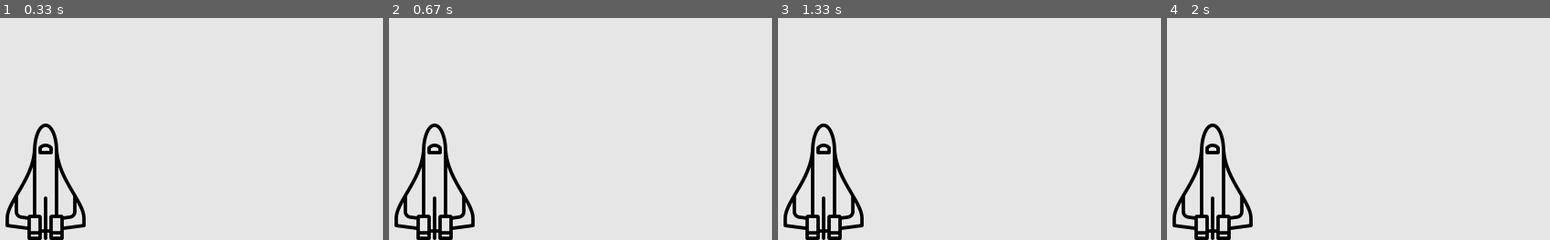
Above: before the commit, frames 1-4 (left to right).
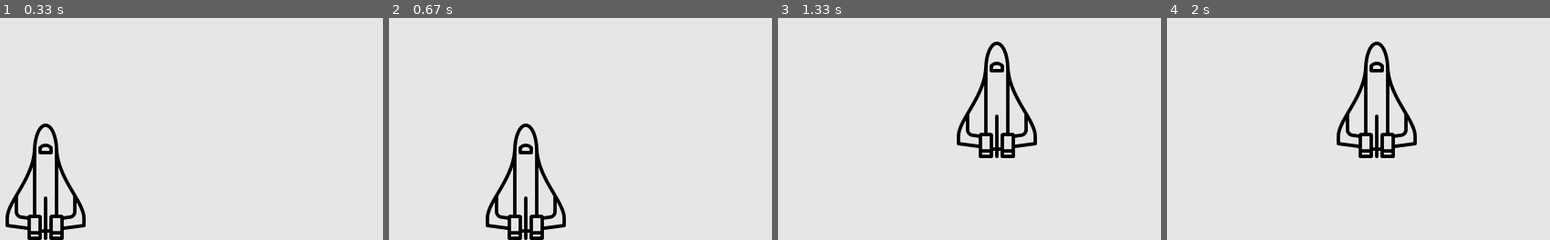
Above: after the commit, the same moments.

Repository: eldoranstars/pygame
Game: pygame game, started from alien.py
Same seed, same stepped clock (60 frames per second), same inputs: the game is played once before the commit and once after it.
Inputs:
- Up to frame 1 (0.33 s): no input
- Up to frame 2 (0.67 s): hold Right from 0.33 s (still down)
- Up to frame 3 (1.33 s): release Right at 0.8 s; hold Up 0.83-1.13 s; hold Right from 1.17 s (still down)
- Up to frame 4 (2 s): release Right at 1.63 s; hold Left from 1.67 s (still down)

Frame 1 is identical in both runs. In frame 2, 5.8% of the frame differs, in the area x 1-47%, y 47-100%; in frame 3, 5.8%; in frame 4, 5.8%.

Commit message:
refactoring

Diff:
--- a/alien.py
+++ b/alien.py
@@ -13,6 +13,7 @@
 
     while True:
         gf.check_events()
+        gf.check_keyboard(ship, ai_settings)
         gf.update_screen(ai_settings, screen, ship)
 
 run_game()
--- a/game_functions.py
+++ b/game_functions.py
@@ -8,7 +8,18 @@
             sys.exit()
 
 def update_screen(ai_settings, screen, ship):
-        # Отображение последнего прорисованного экрана.
-        screen.fill(ai_settings.bg_color)
-        ship.blitme()
-        pygame.display.update()
+    # Отображение последнего прорисованного экрана.
+    screen.fill(ai_settings.bg_color)
+    ship.blitme()
+    pygame.display.update()
+
+def check_keyboard(ship, ai_settings):
+    key = pygame.key.get_pressed()
+    if key[pygame.K_RIGHT] == 1 and ship.rect.centerx < ai_settings.screen_width:
+        ship.rect.centerx += ai_settings.ship_speed_factor
+    if key[pygame.K_LEFT] == 1 and ship.rect.centerx > 0:
+        ship.rect.centerx -= ai_settings.ship_speed_factor
+    if key[pygame.K_UP] == 1 and ship.rect.centery > 0:
+        ship.rect.centery -= ai_settings.ship_speed_factor
+    if key[pygame.K_DOWN] == 1 and ship.rect.centery < ai_settings.screen_height:
+        ship.rect.centery += ai_settings.ship_speed_factor
--- a/lib_survey.py
+++ /dev/null
@@ -1,15 +0,0 @@
-class AnonymousSurvey():
-
-    def __init__(self, question):
-        self.question = question
-        self.responses = []
-
-    def show_question(self):
-        print(self.question)
-
-    def store_response(self, new_response):
-        self.responses.append(new_response)
-
-    def show_results(self):
-        for response in self.responses:
-            print('- ' + response)
--- a/main_survey.py
+++ /dev/null
@@ -1,16 +0,0 @@
-from lib_survey import AnonymousSurvey
-
-# Определение вопроса с созданием экземпляра AnonymousSurvey.
-question = "What language did you first learn to speak?"
-my_survey = AnonymousSurvey(question)
-# Вывод вопроса и сохранение ответов.
-my_survey.show_question()
-print("Enter 'q' at any time to quit.\n")
-while True:
-    response = input("Language: ")
-    if response == 'q':
-        break
-    my_survey.store_response(response)
-# Вывод результатов опроса.
-print("\nThank you to everyone who participated in the survey!")
-my_survey.show_results()
--- a/settings.py
+++ b/settings.py
@@ -6,3 +6,4 @@
         self.screen_width = 1200
         self.screen_height = 800
         self.bg_color = (230, 230, 230)
+        self.ship_speed_factor = 5
--- a/ship.py
+++ b/ship.py
@@ -12,12 +12,12 @@
         # Каждый новый корабль появляется у нижнего края экрана.
         self.rect.centerx = self.screen_rect.centerx
         self.rect.bottom = self.screen_rect.bottom
-        # Флаг перемещения
-        self.moving_right = False
-    def update(self):
-        """Обновляет позицию корабля с учетом флага."""
-        if self.moving_right:
-            self.rect.centerx += 1
+    #     # Флаг перемещения
+    #     self.moving_right = False
+    # def update(self):
+    #     """Обновляет позицию корабля с учетом флага."""
+    #     if self.moving_right:
+    #         self.rect.centerx += 1
     def blitme(self):
         """Рисует корабль в текущей позиции."""
         self.screen.blit(self.image, self.rect)
--- a/test.py
+++ /dev/null
@@ -1,27 +0,0 @@
-class Dog():
-
-    def __init__(self, name, age):
-        self.name = name
-        self.age = age
-
-    def sit(self):
-        print(self.name.title() + " is now sitting.")
-
-    def roll_over(self):
-        print(self.name.title() + " rolled over!")
-
-    def update_age(self, newage):
-        self.age += newage
-
-class ElectroDog(Dog):
-
-    def __init__(self, name, age):
-        super().__init__(name, age)
-        self.battery_size = 70
-
-    def describe_battery_size(self):
-        print('bat.size: ' + str(self.battery_size))
-
-
-my_dog = ElectroDog('Bob', 6)
-my_dog.describe_battery_size()
--- a/test_survey.py
+++ /dev/null
@@ -1,31 +0,0 @@
-import unittest
-from lib_survey import AnonymousSurvey
-
-class TestAnonmyousSurvey(unittest.TestCase):
-
-    def __init__(self) -> None:
-        super().__init__()
-        question = "What language did you first learn to speak?"
-        self.my_survey = AnonymousSurvey(question)
-        self.responses = ['English', 'Spanish', 'Mandarin']
-
-    def test_store_single_response(self):
-        """Проверяет, что один ответ сохранен правильно."""
-        # question = "What language did you first learn to speak?"
-        # my_survey = AnonymousSurvey(question)
-        # my_survey.store_response('English')
-        self.my_survey.store_response(self.responses[0])
-        self.assertIn('English', self.my_survey.responses)
-
-    def test_store_three_responses(self):
-        """Проверяет, что три ответа были сохранены правильно."""
-        # question = "What language did you first learn to speak?"
-        # my_survey = AnonymousSurvey(question)
-        # responses = ['English', 'Spanish', 'Mandarin']
-        for response in self.responses:
-            self.my_survey.store_response(response)
-
-        for response in self.responses:
-            self.assertIn(response, self.my_survey.responses)
-
-unittest.main()
Not shown, removed: docs
Not shown, changed: izuchaem-python.pdf
